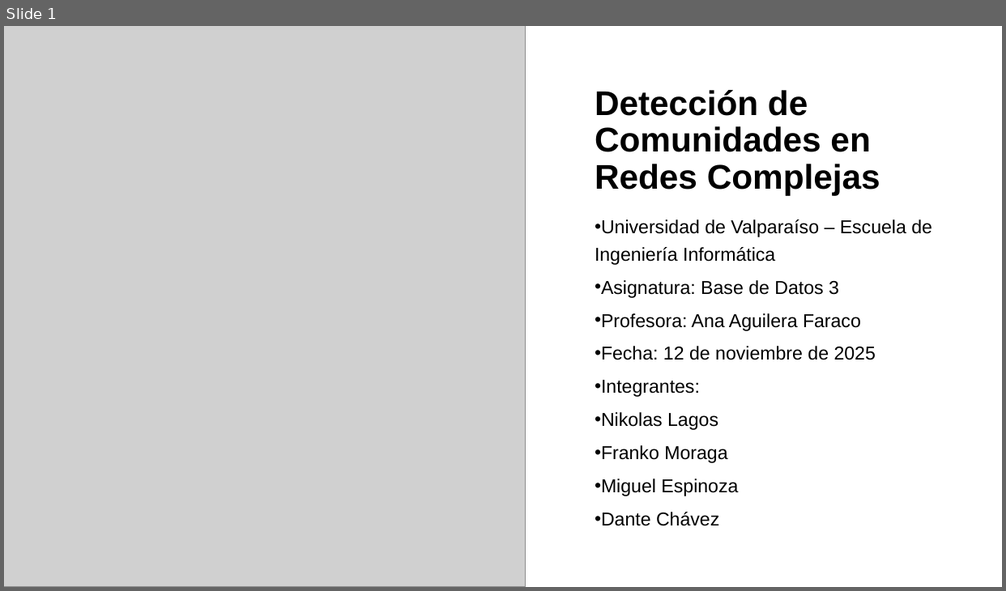
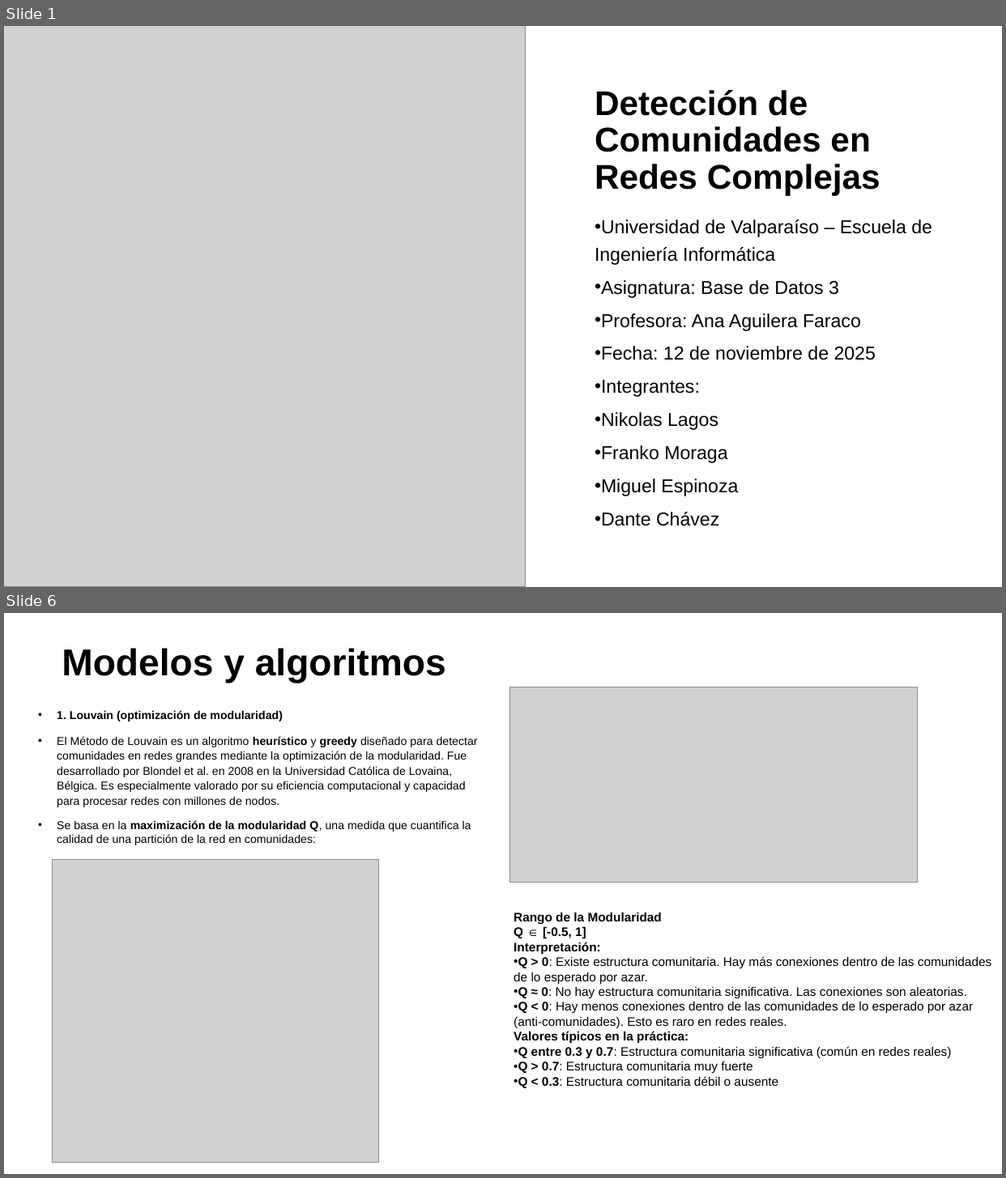
Before and after one commit to mrmiguel564/Proyecto-redes, a slide deck: ppt_deteccion_de_comunidades.pptx. Shown one above the other, each under a label of ours: slide 1 before the commit, slides 1 and 6 after it; the slides between them are not shown. The pictures are 1006x591 and 1006x1178 pixels, drawn with LibreOffice and Linux fonts; fonts in the diff are those of the drawing; grey boxes stand for pictures. Boxes give left, top, right and bottom in pixels: in the first picture for what was removed or moved away, otherwise in the second. Text is boxed around its words. In the diff, an @@ line names an element or a change of style, - is before the commit and + after.

```diff
--- a/ppt_deteccion_de_comunidades.pptx
+++ b/ppt_deteccion_de_comunidades.pptx
@@ slide 6 added at [4, 613, 1002, 1174], background #FFFFFF @@
@@ title added at [62, 648, 446, 683], 36 pt, text #000000, bold @@
+Modelos y algoritmos
@@ picture added at [510, 687, 918, 884] @@
@@ text added at [57, 710, 478, 845], 11 pt, text #000000 @@
+• 1. Louvain (optimización de modularidad)
+• El Método de Louvain es un algoritmo heurístico y greedy diseñado para detectar comunidades en redes grandes mediante la optimización de la modularidad. Fue desarrollado por Blondel et al. en 2008 en la Universidad Católica de Lovaina, Bélgica. Es especialmente valorado por su eficiencia computacional y capacidad para procesar redes con millones de nodos.
+• Se basa en la maximización de la modularidad Q, una medida que cuantifica la calidad de una partición de la red en comunidades:
@@ picture added at [52, 860, 379, 1162] @@
@@ text added at [513, 913, 991, 1088], 12 pt, text #000000 @@
+Rango de la Modularidad
+Q ∈ [-0.5, 1]
+Interpretación:
+• Q > 0: Existe estructura comunitaria. Hay más conexiones dentro de las comunidades de lo esperado por azar.
+• Q ≈ 0: No hay estructura comunitaria significativa. Las conexiones son aleatorias.
+• Q < 0: Hay menos conexiones dentro de las comunidades de lo esperado por azar (anti-comunidades). Esto es raro en redes reales.
+Valores típicos en la práctica:
+• Q entre 0.3 y 0.7: Estructura comunitaria significativa (común en redes reales)
+• Q > 0.7: Estructura comunitaria muy fuerte
+• Q < 0.3: Estructura comunitaria débil o ausente
```
Also in this commit, not shown: 3 slides changed, 11 other slides added.
